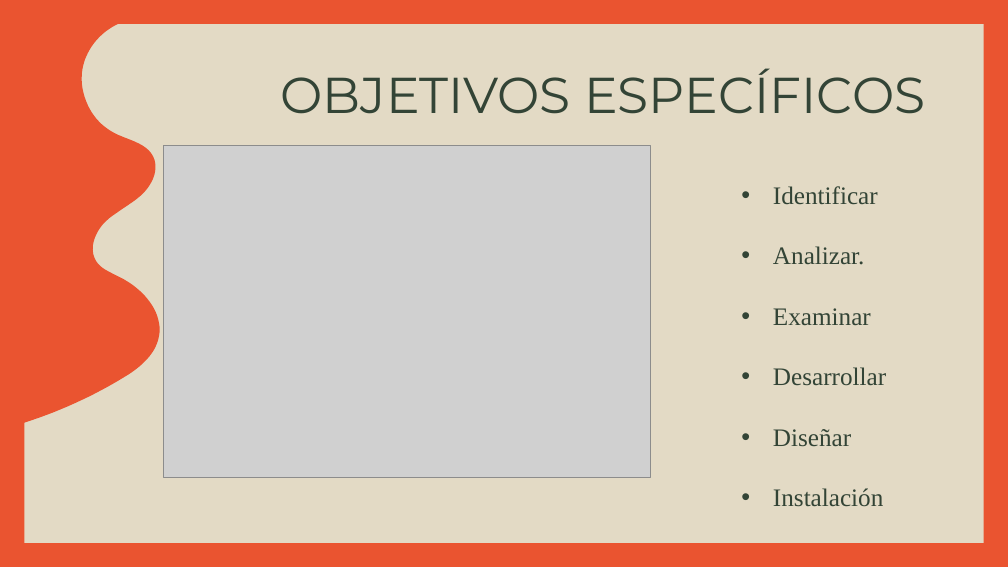
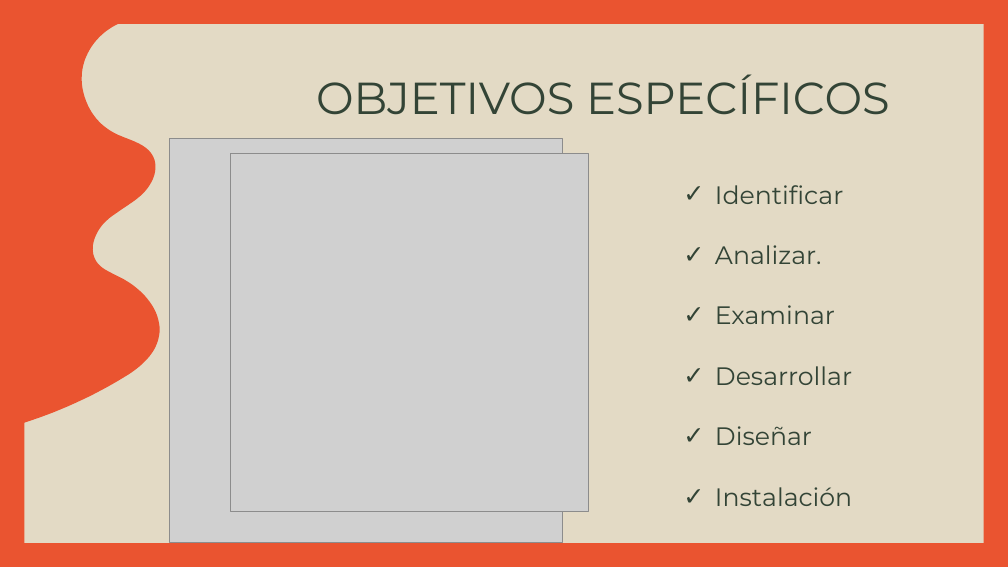
Before and after one commit to mo201801/trabajogrado, a slide deck: slide 16 of ocr-ppt.pptx (slide 17 before the commit). Drawn at 1008x567 pixels with LibreOffice and Linux fonts; fonts in the diff are those of the drawing; grey boxes stand for pictures; background and template pictures are left out. Boxes give left, top, right and bottom in pixels: in the first picture for what was removed or moved away, otherwise in the second. Text is boxed around its words. In the diff, an @@ line names an element or a change of style, - is before the commit and + after.

```diff
--- a/ocr-ppt.pptx
+++ b/ocr-ppt.pptx
@@ title "OBJETIVOS ESPECÍFICOS" at box(316, 74, 890, 115): size 36 to 32 pt @@
@@ picture: place and size @@
-picture at box(163, 146, 650, 479)
+picture at box(170, 139, 563, 542)
@@ subtitle "Identificar": place and size @@
-subtitle "Identificar" at box(773, 186, 886, 507)
+subtitle "Identificar" at box(715, 185, 852, 506)
@@ subtitle "Identificar" at box(715, 185, 852, 506): font Times New Roman to Montserrat; bullet • to ✓ @@
@@ picture added at box(230, 153, 589, 512) @@
```
Also in this commit, not shown: 18 other slides changed, 10 slides added, 4 slides removed, 1 other file.
